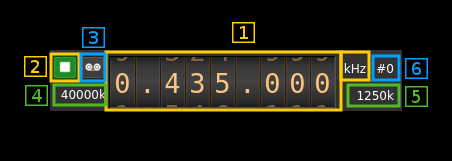
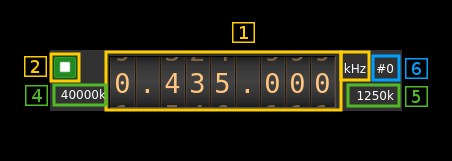
Layer changes from the first 452×161 image to the second:
removed layer "3" over bbox(82, 27, 105, 48)
renamed "Overlay_03" to "Clipboard", moved it above "Pasted Layer", painted on it over bbox(79, 52, 107, 83)
